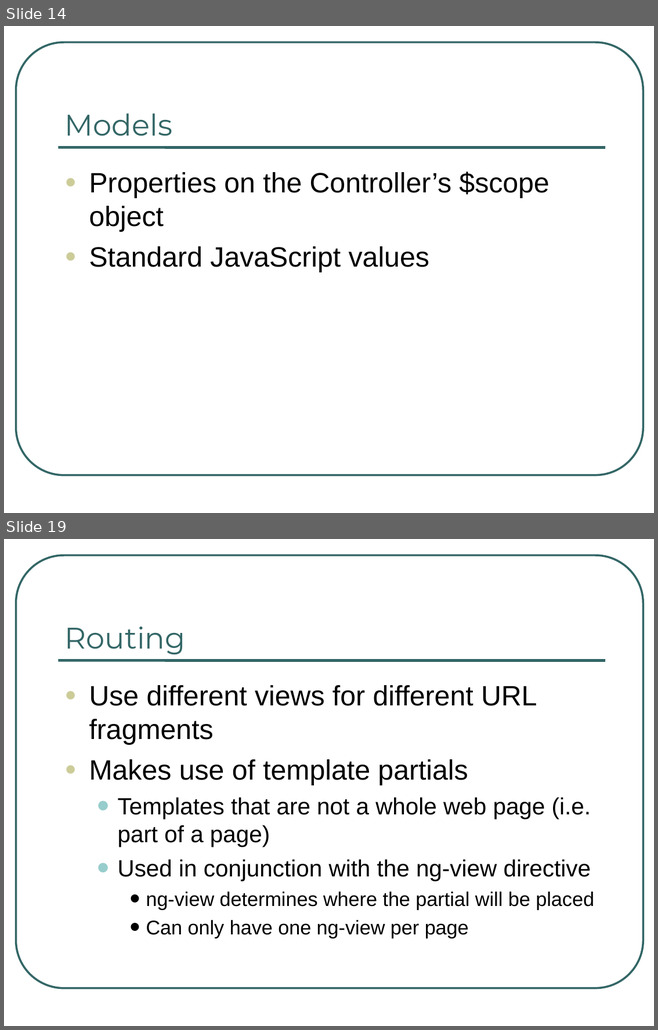
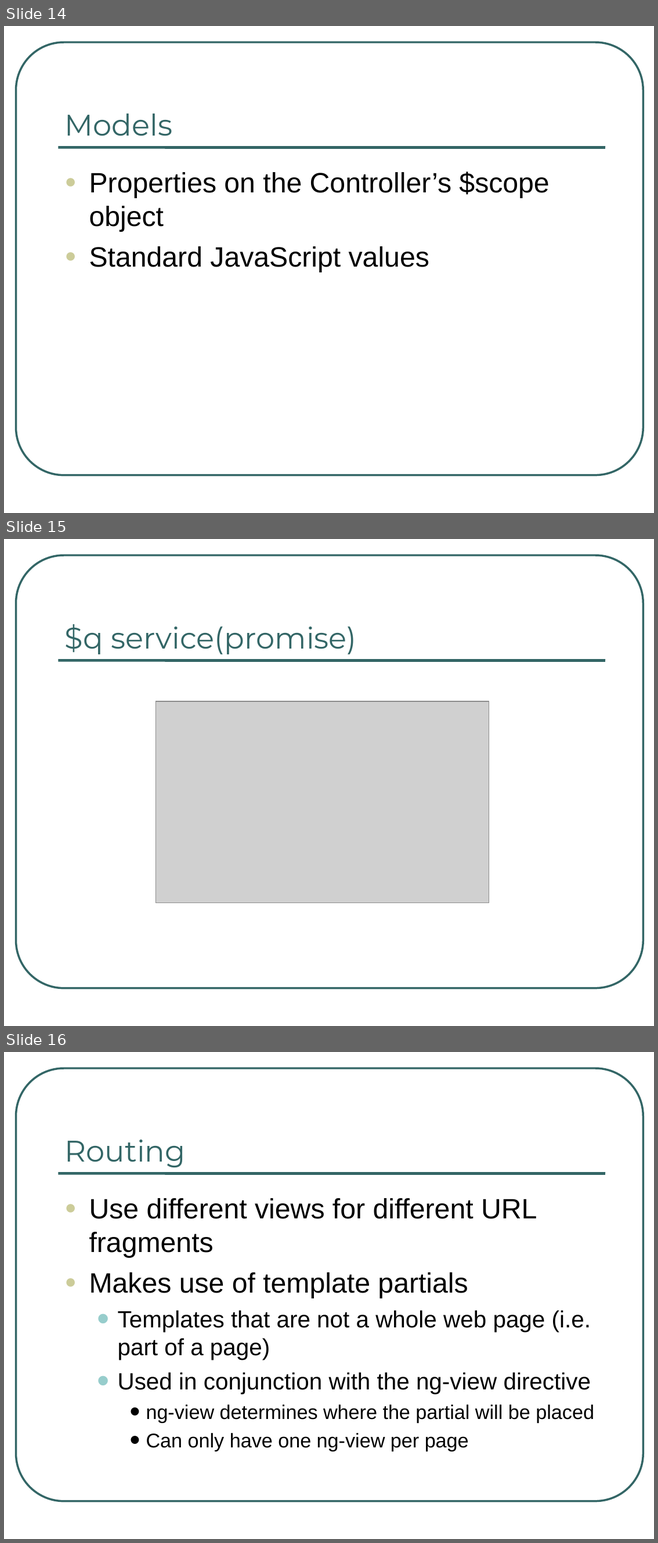
Before and after one commit to darlingtld/AngularJSTS, a slide deck: AngularJS_techshare.ppt. Shown one above the other, each under a label of ours: slides 14 and 19 before the commit, slides 14, 15 and 16 after it; the slides between them are not shown. The pictures are 658x1030 and 658x1543 pixels, drawn with LibreOffice and Linux fonts; fonts in the diff are those of the drawing; grey boxes stand for pictures. Boxes give left, top, right and bottom in pixels: in the first picture for what was removed or moved away, otherwise in the second. Text is boxed around its words. In the diff, an @@ line names an element or a change of style, - is before the commit and + after.

```diff
--- a/AngularJS_techshare.ppt
+++ b/AngularJS_techshare.ppt
@@ slide 15 added at [4, 539, 654, 1026], background #FFFFFF; not listed: 2 template elements that a slide beside it also shows @@
@@ title added at [65, 624, 356, 654], 33 pt, text #336666 @@
+$q service(promise)
@@ picture added at [155, 701, 488, 903] @@
@@ what was slide 19 is now slide 16 @@
```
Also in this commit, not shown: 3 slides changed, 2 other slides added, 7 slides removed, 3 other files.
